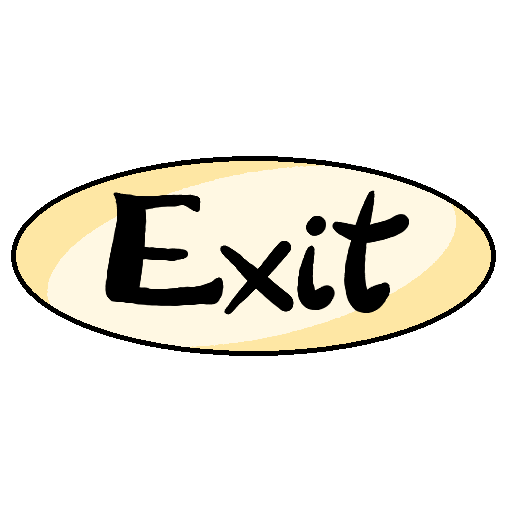
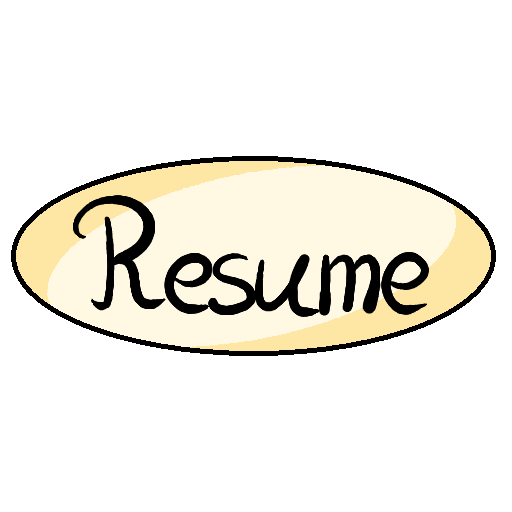
Layered file, before and after one edit (512×512). Changes by layer:
added layer "Resume" above "Exit" over box(73, 195, 429, 317)
hid "Exit" over box(105, 190, 409, 315)
